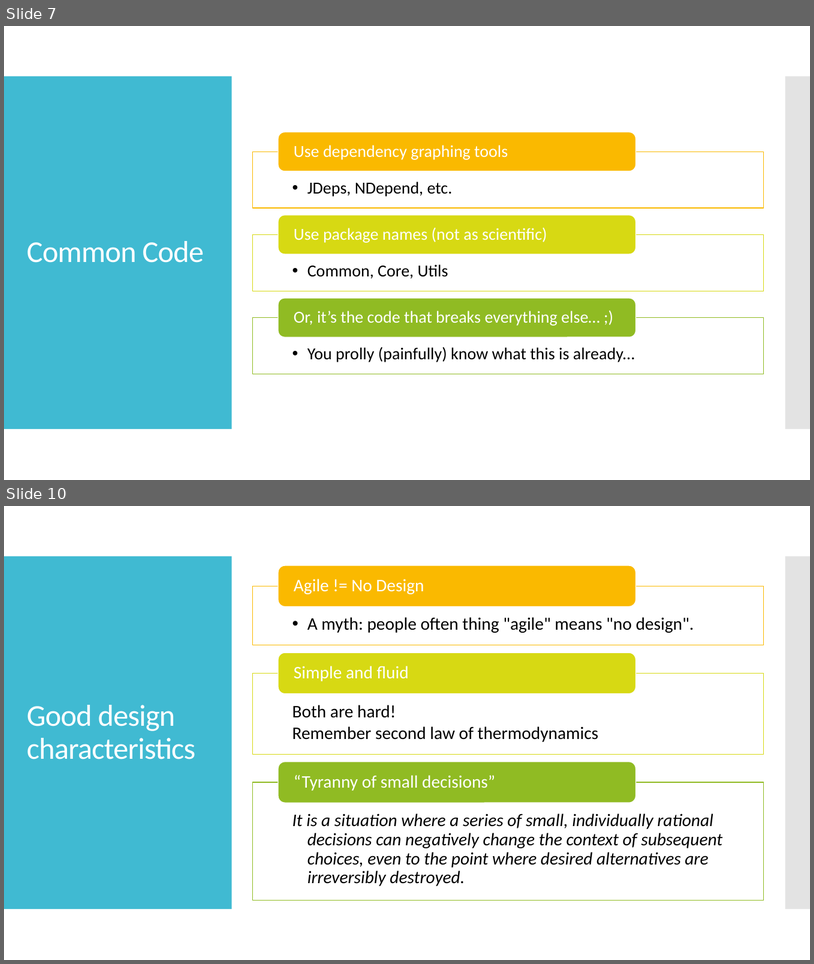
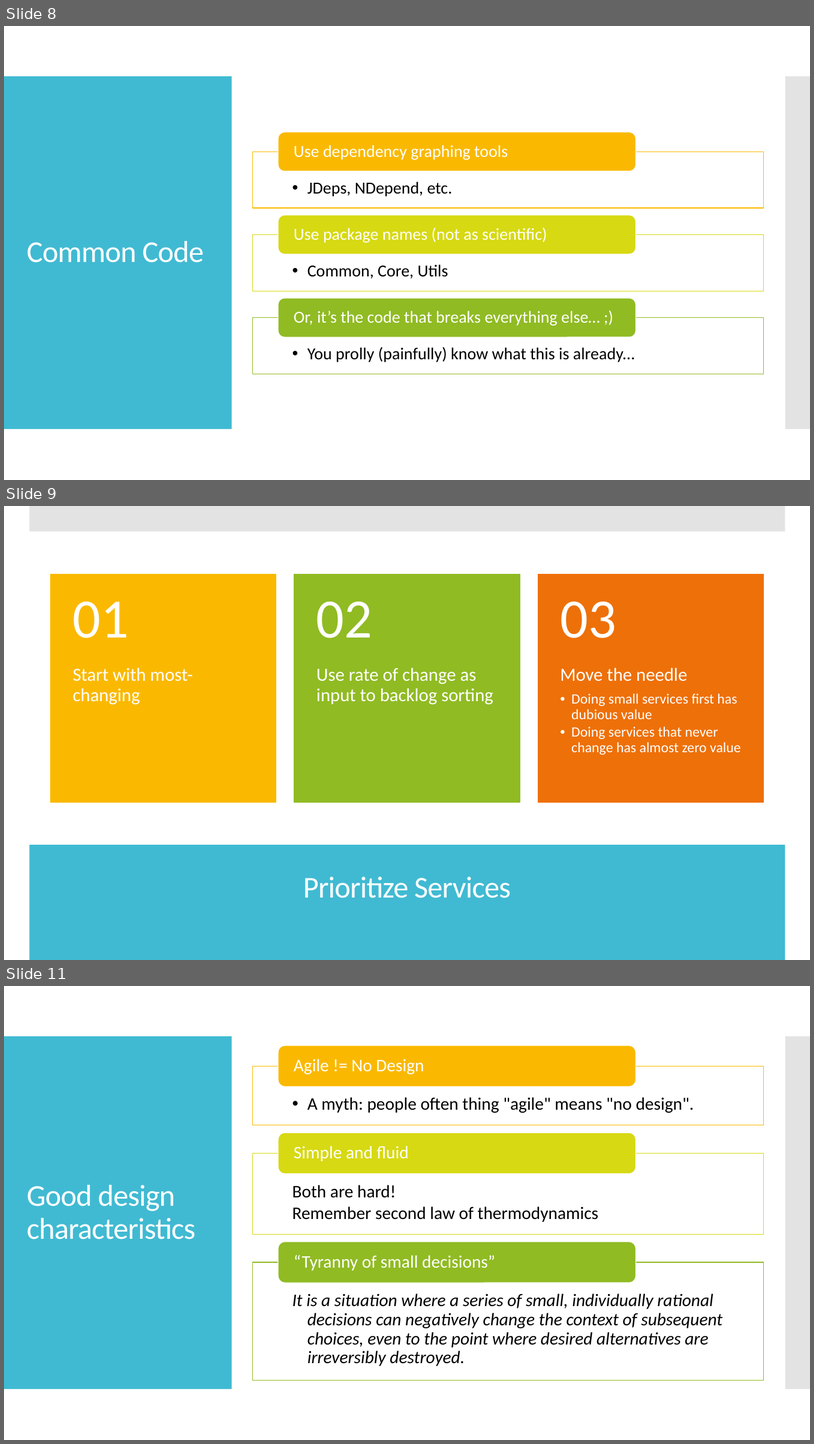
Before and after one commit to nathanagood/tccc2019, a slide deck: on-graceful-decomposition.pptx. Shown one above the other, each under a label of ours: slides 7 and 10 before the commit, slides 8, 9 and 11 after it; the slides between them are not shown. The pictures are 814x964 and 814x1444 pixels, drawn with LibreOffice and Linux fonts; fonts in the diff are those of the drawing. Boxes give left, top, right and bottom in pixels: in the first picture for what was removed or moved away, otherwise in the second. Text is boxed around its words. In the diff, an @@ line names an element or a change of style, - is before the commit and + after.

```diff
--- a/on-graceful-decomposition.pptx
+++ b/on-graceful-decomposition.pptx
@@ slide 9 added at (4, 506, 810, 960), background #FFFFFF; not listed: 2 template elements that a slide beside it also shows @@
@@ rectangle added at (4, 506, 810, 960), fill #FFFFFF @@
@@ rectangle added at (29, 506, 786, 531), fill #C8C8C8 at 50% opacity @@
@@ group added at (51, 574, 764, 802): 6 texts, 3 rectangles @@
+Start with most-changing
+01
+Use rate of change as input to backlog sorting
+02
+Move the needle
+  • Doing small services first has dubious value
+  • Doing services that never change has almost zero value
+03
@@ rectangle added at (29, 845, 786, 960), fill #40BAD2 @@
@@ title added at (303, 876, 511, 898), 36 pt, text #FFFFFF @@
+Prioritize Services
@@ what was slide 7 is now slide 8 @@
@@ what was slide 10 is now slide 11 @@
```
Also in this commit, not shown: 6 slides changed, 2 other slides added.
